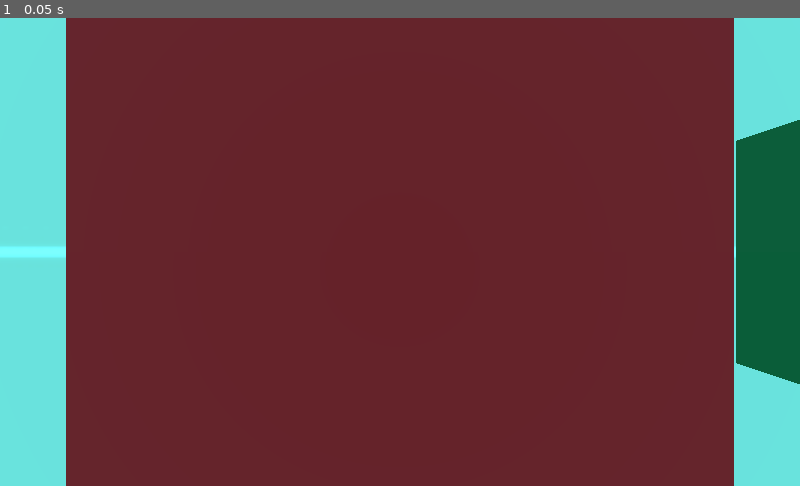
Above: before the commit, frame 1.
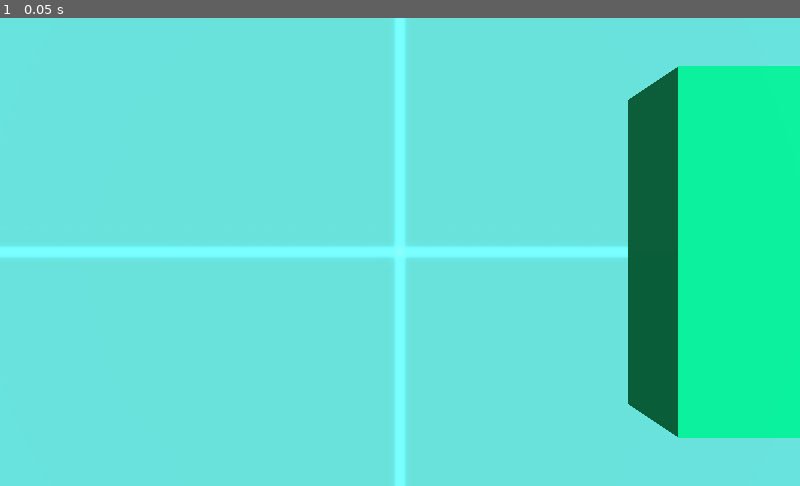
Above: after the commit, the same moment.

Repository: ngrogg/godot-studies
Game: Godot game, scene res://Spatial.tscn
Two runs of this game, one before a commit and one after it. Both use one fixed random seed, a clock stepped at 60 frames per second and the inputs below. Before the commit the project has no main scene; this scene is started directly in both runs.
Inputs:
- Up to frame 1 (0.05 s): no input

The runs differ from the first frame. In frame 1, 90% of the frame differs, in the area x 8-100%, y 0-100%.

Commit message:
Foundations/Chapter3/README.md. Finished notes on Foundations Chapter 3. Foundations/Chapter3/export/. Added exported scene.

Diff:
--- a/Foundations/Chapter3/Spatial.tscn
+++ b/Foundations/Chapter3/Spatial.tscn
@@ -28,12 +28,28 @@
 
 [node name="redBox" type="CSGBox" parent="."]
 transform = Transform( 1, 0, 0, 0, 1, 0, 0, 0, 1, 0, 2, 0 )
+visible = false
 material = SubResource( 2 )
-
-[node name="greenBox" type="CSGBox" parent="."]
-transform = Transform( 1, 0, 0, 0, 1, 0, 0, 0, 1, 4.01996, 2, 0 )
-material = SubResource( 3 )
 
 [node name="greenBox2" type="CSGBox" parent="."]
 transform = Transform( 1, 0, 0, 0, 1, 0, 0, 0, 1, 8.14407, 2, 0 )
+visible = false
 material = SubResource( 3 )
+
+[node name="container-parent" type="Spatial" parent="."]
+
+[node name="greenBox" type="CSGBox" parent="container-parent"]
+transform = Transform( 1.5, 0, 0, 0, 0.2, 0, 0, 0, 1, 3, 2, 0 )
+material = SubResource( 3 )
+
+[node name="greenBox3" type="CSGBox" parent="container-parent"]
+transform = Transform( 1.5, 0, 0, 0, 0.2, 0, 0, 0, 1, 6, 2.5, 0 )
+material = SubResource( 3 )
+
+[node name="greenBox4" type="CSGBox" parent="container-parent"]
+transform = Transform( 1.5, 0, 0, 0, 0.2, 0, 0, 0, 1, 9, 3, 0 )
+material = SubResource( 3 )
+
+[node name="greenBox5" type="CSGBox" parent="container-parent"]
+transform = Transform( 1.5, 0, 0, 0, 0.2, 0, 0, 0, 1, 12, 3.5, 0 )
+material = SubResource( 3 )
--- a/Foundations/Chapter3/project.godot
+++ b/Foundations/Chapter3/project.godot
@@ -11,6 +11,7 @@
 [application]
 
 config/name="My First Scene"
+run/main_scene="res://Spatial.tscn"
 config/icon="res://icon.png"
 
 [gui]
Not shown, added: Foundations/Chapter3/export_presets.cfg
Not shown, changed: Foundations/Chapter3/README.md
Not shown, added: Foundations/Chapter3/export/My First Scene.pck
Not shown, added: Foundations/Chapter3/export/My First Scene.x86_64
Not shown, changed: Foundations/README.md
